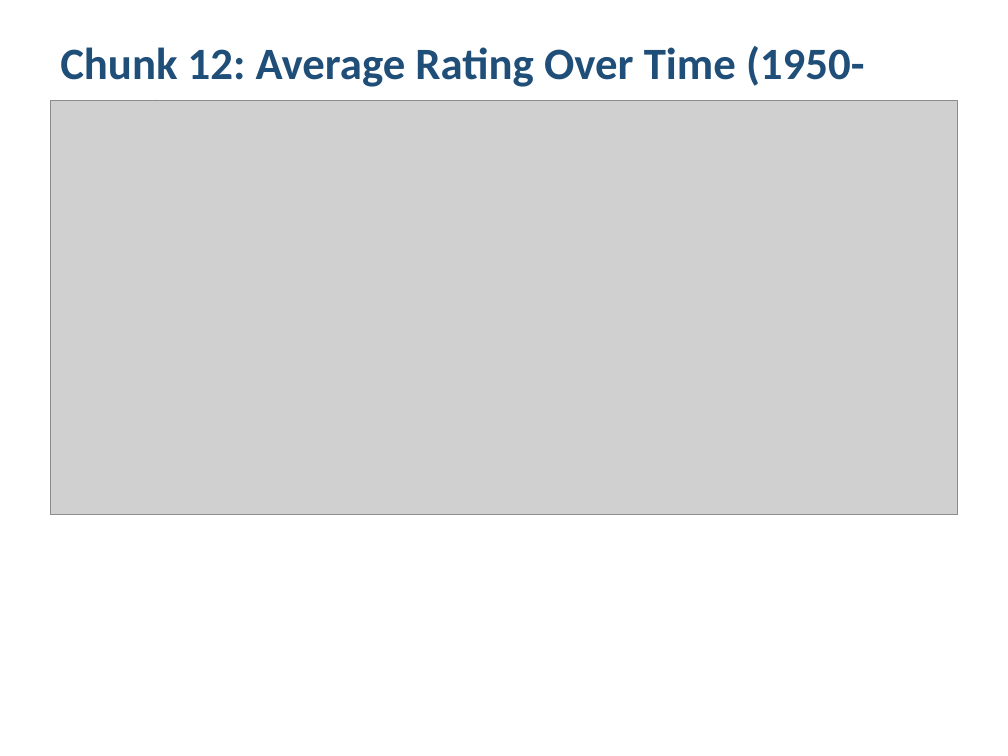
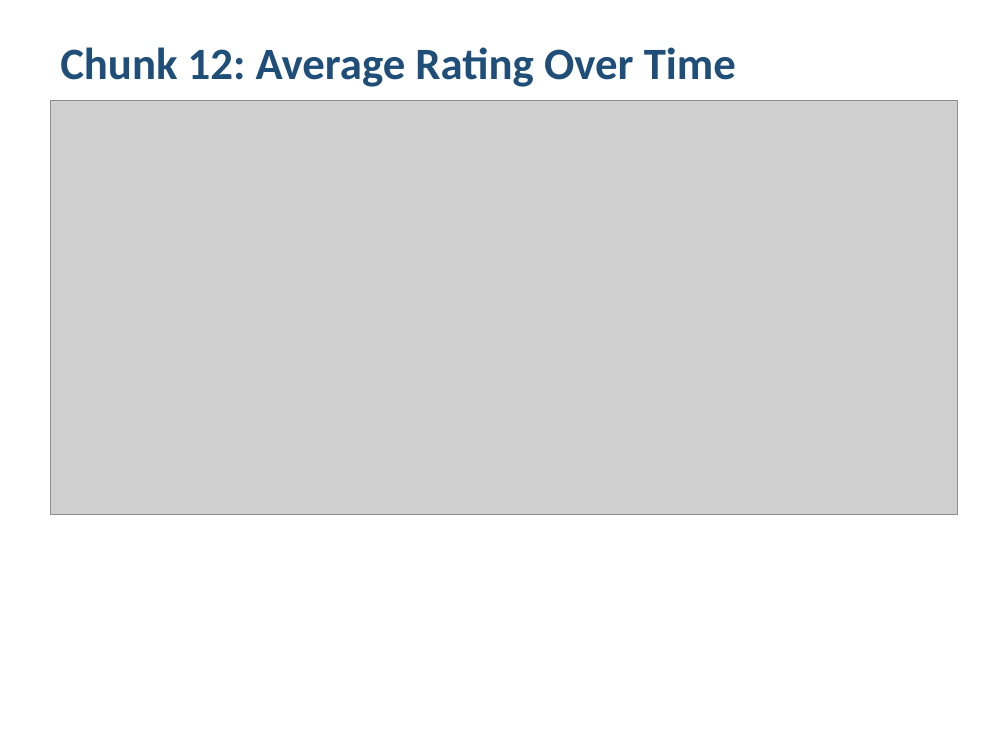
Before and after one commit to horacefonseca/bigdata_imdb_businesscase, a slide deck: slide 5 of presentation/IMDb_Analysis_v0_Starting_Point.pptx (slide 11 before the commit). Drawn at 1008x756 pixels with LibreOffice and Linux fonts; fonts in the diff are those of the drawing; grey boxes stand for pictures. Boxes give left, top, right and bottom in pixels: in the first picture for what was removed or moved away, otherwise in the second. Text is boxed around its words. In the diff, an @@ line names an element or a change of style, - is before the commit and + after.

```diff
--- a/presentation/IMDb_Analysis_v0_Starting_Point.pptx
+++ b/presentation/IMDb_Analysis_v0_Starting_Point.pptx
@@ text at (60,47,736,87): text changed @@
-Chunk 12: Average Rating Over Time (1950-2026)
+Chunk 12: Average Rating Over Time
```
Also in this commit, not shown: 3 other slides changed, 11 slides removed.
